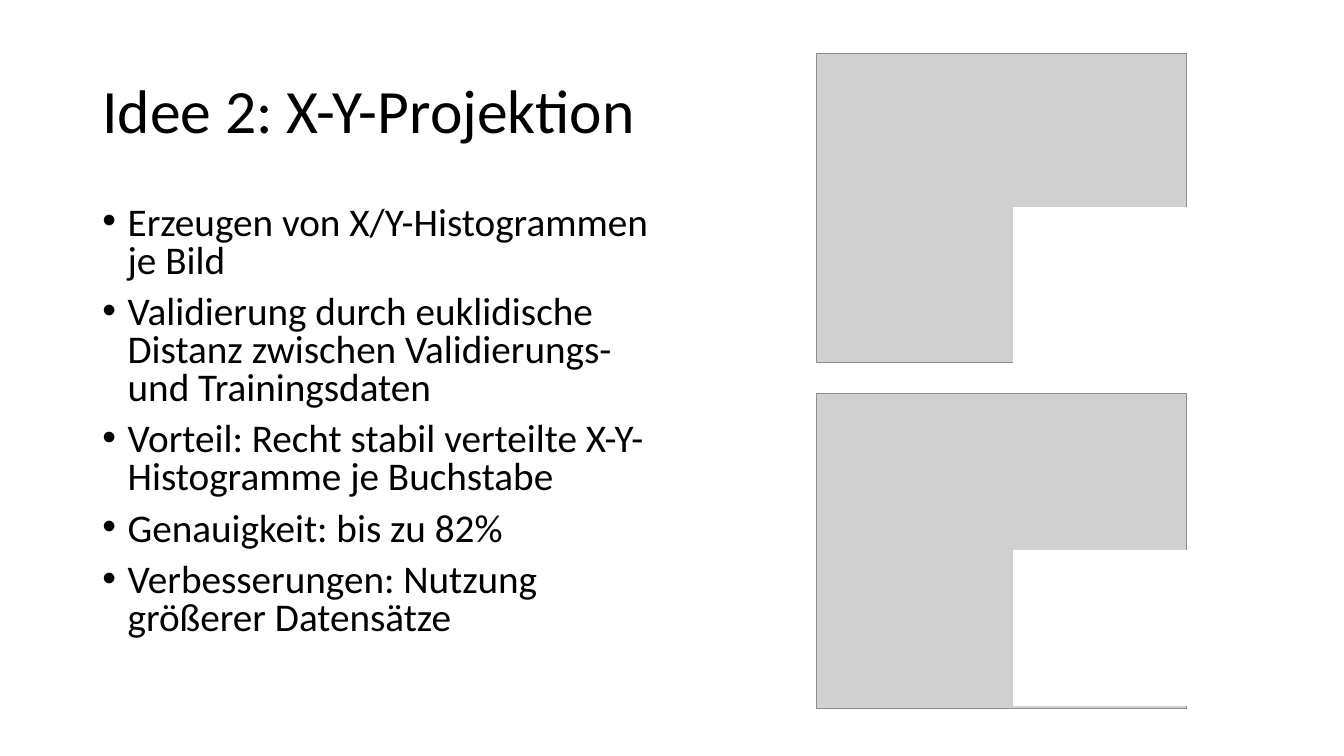
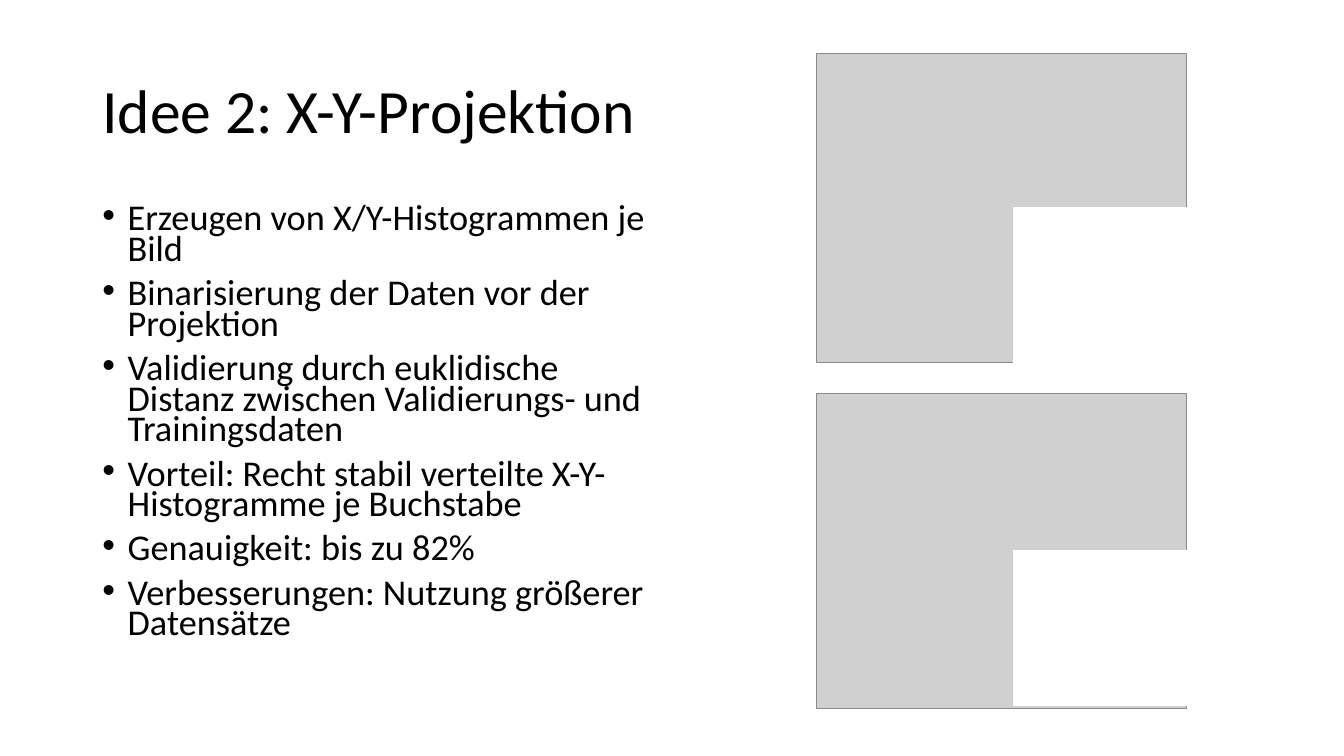
Before and after one commit to ageinpee/ComputerVision, a slide deck: slide 6 of project/Präsentation CV-Prak [Di].pptx. Drawn at 1344x756 pixels with LibreOffice and Linux fonts; fonts in the diff are those of the drawing; grey boxes stand for pictures. Boxes give left, top, right and bottom in pixels: in the first picture for what was removed or moved away, otherwise in the second. Text is boxed around its words. In the diff, an @@ line names an element or a change of style, - is before the commit and + after.

Commit message:
added stuff to the presentation

```diff
--- a/project/Präsentation CV-Prak [Di].pptx
+++ b/project/Präsentation CV-Prak [Di].pptx
@@ text at [128, 204, 645, 636]: size 28 to 25.9 pt in "Erzeugen von X/Y-Histogrammen je Bild", "Validierung durch euklidische Distanz zwischen Validierungs- ...", "Vorteil: Recht stabil verteilte X-Y-Histogramme je Buchstabe", "Genauigkeit: bis zu 82%" and 1 more places; line spacing 0.8 to 0.7 @@
@@ text at [128, 279, 590, 343]: paragraph added @@
+• Binarisierung der Daten vor der Projektion
```
